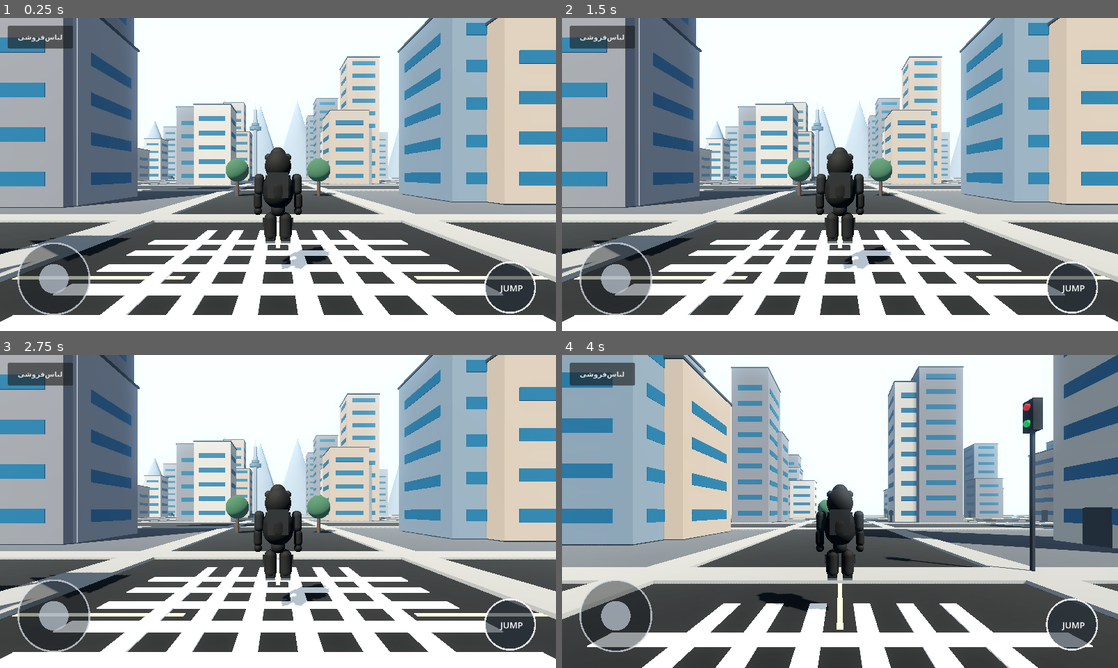
Above: before the commit, frames 1-4 (two rows, left to right).
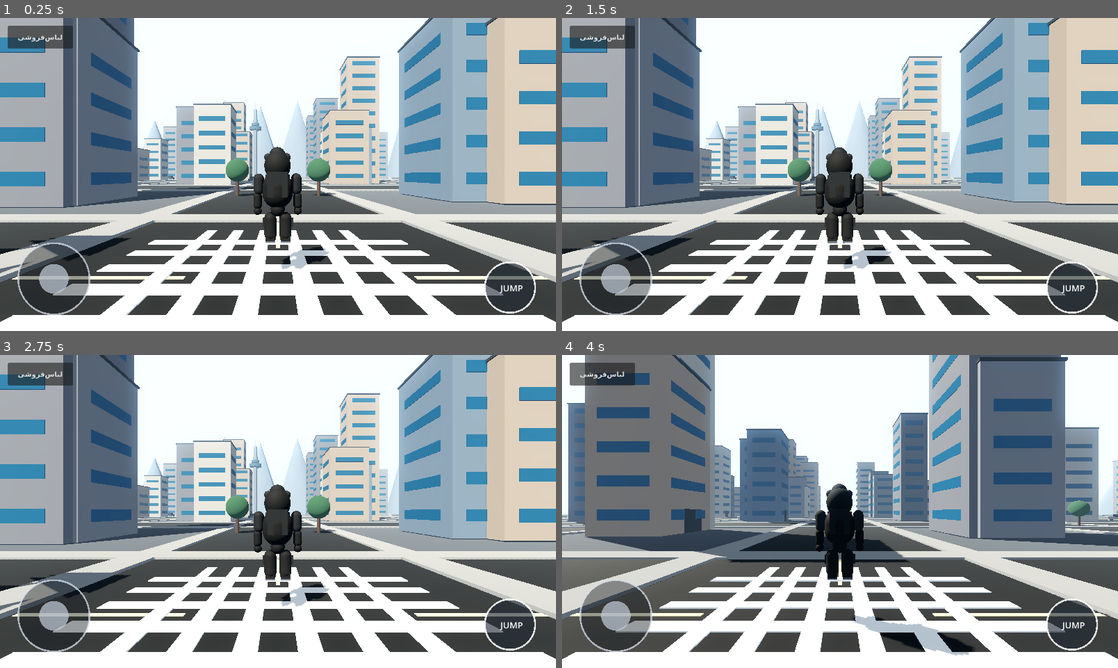
Above: after the commit, the same moments.

Repository: nickdehghani95-cmyk/GHOST-OPEN-WORLD
Game: Godot game, scene res://scenes/main.tscn
Two runs of this game, one before a commit and one after it. Both use one fixed random seed, a clock stepped at 60 frames per second and the inputs below.
Inputs (mouse positions are in pixels of both pictures, inside the frame that each line leads up to):
- Up to frame 1 (0.25 s): no input
- Up to frame 2 (1.5 s): click "لباس‌فروشی" at 0.5 s; tap Enter at 1.25 s; drag from (840, 174) to (895, 105) at 1.27 s
- Up to frame 3 (2.75 s): drag from (166, 527) to (250, 574) at 2.02 s
- Up to frame 4 (4 s): move the mouse to (895, 442) at 2.77 s; hold D (move_right) 2.78-3.5 s; drag from (812, 574) to (673, 464) at 3.52 s

The runs differ from the first frame. In frame 1, 0.1% of the frame differs, in the area x 45-60%, y 41-79%; in frame 2, 0.1%; in frame 3, 0.1%; in frame 4, 69%, in the area x 0-100%, y 0-100%.

Commit message:
Improve camera-relative player movement and procedural motion

Diff:
--- a/scripts/player.gd
+++ b/scripts/player.gd
@@ -6,6 +6,8 @@
 @export var jump_velocity: float = 5.2
 
 var jacket_material: StandardMaterial3D
+var avatar: Node3D
+var animation_clock: float = 0.0
 
 func _ready() -> void:
     _setup_input()
@@ -74,7 +76,7 @@
     var metal := _mat(Color(0.42, 0.46, 0.5), 0.72, 0.32)
     var boot := _mat(Color(0.012, 0.016, 0.022))
 
-    var avatar := Node3D.new()
+    avatar = Node3D.new()
     avatar.name = "GhostOperator"
     add_child(avatar)
 
@@ -118,7 +120,14 @@
 
 func _physics_process(delta: float) -> void:
     var input_2d := Input.get_vector("move_left", "move_right", "move_forward", "move_back")
+    var camera := get_viewport().get_camera_3d()
     var direction := Vector3(input_2d.x, 0.0, input_2d.y)
+    if camera:
+        var camera_basis := camera.global_transform.basis
+        var camera_right := camera_basis.x
+        var camera_forward := -camera_basis.z
+        direction = camera_right * input_2d.x + camera_forward * input_2d.y
+        direction.y = 0.0
     if direction.length() > 0.01:
         direction = direction.normalized()
     velocity.x = move_toward(velocity.x, direction.x * move_speed, acceleration * delta)
@@ -130,6 +139,14 @@
     if direction.length() > 0.1:
         look_at(global_position + direction, Vector3.UP)
     move_and_slide()
+    # Lightweight procedural idle/walk motion while proper rigged animation assets are prepared.
+    animation_clock += delta
+    if avatar:
+        var horizontal_speed := Vector2(velocity.x, velocity.z).length()
+        var moving := horizontal_speed > 0.35
+        var bob_amount := 0.045 if moving else 0.012
+        avatar.position.y = sin(animation_clock * (10.0 if moving else 2.0)) * bob_amount
+        avatar.rotation.z = sin(animation_clock * 5.0) * (0.025 if moving else 0.008)
 
 func set_outfit_color(color: Color) -> void:
     if jacket_material:
